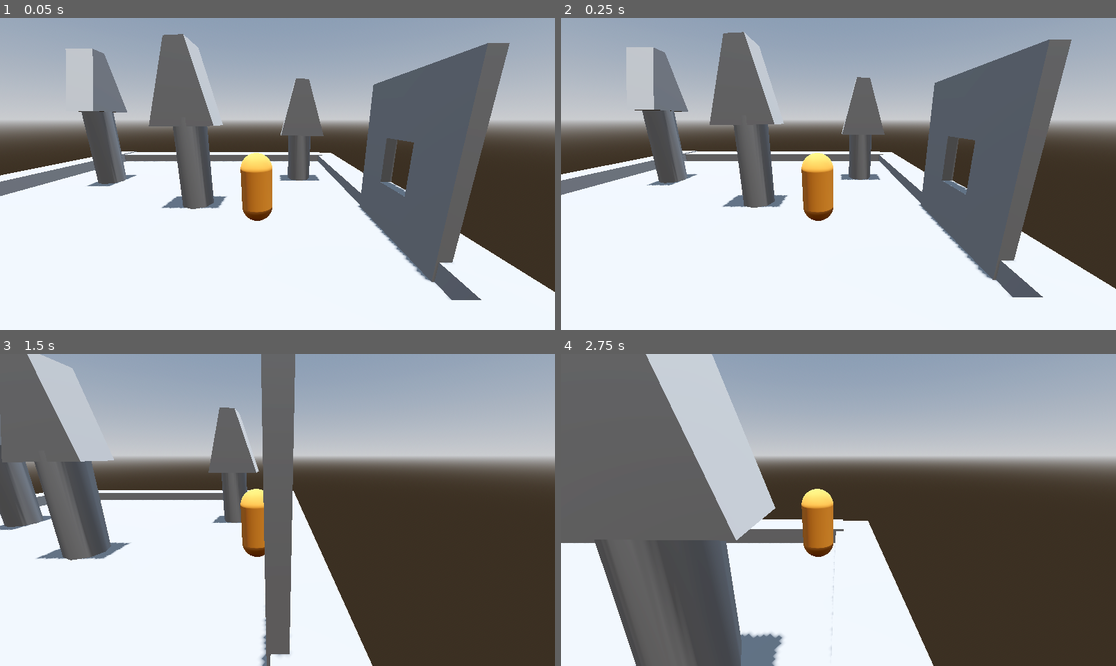
Above: before the commit, frames 1-4 (two rows, left to right).
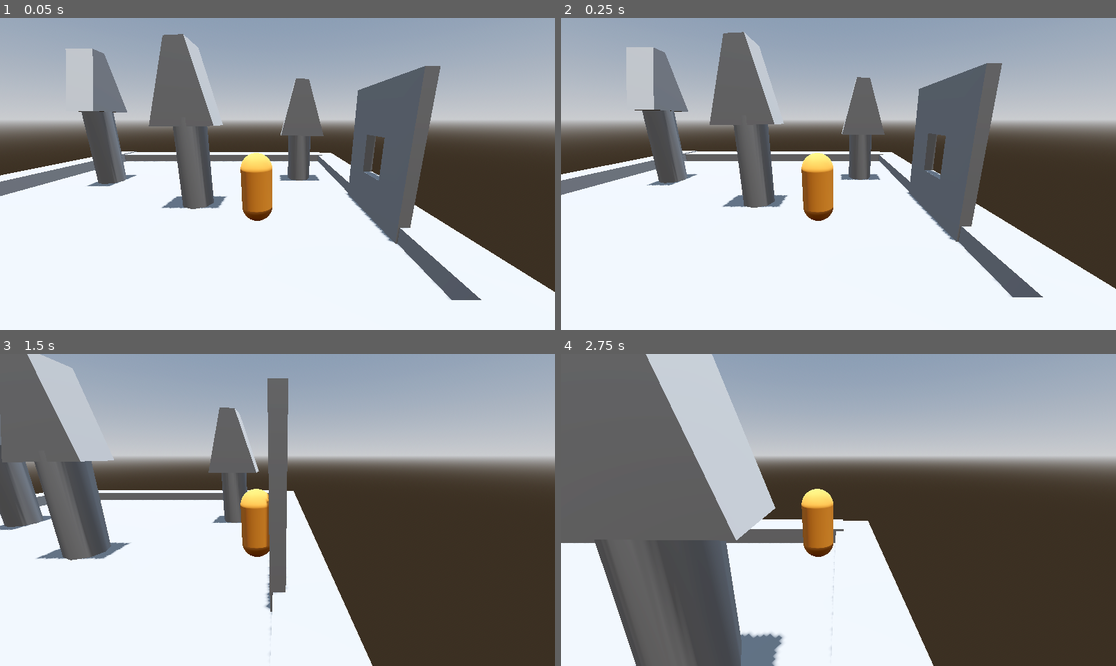
Above: after the commit, the same moments.

Repository: slaw1223/FirstGodotGame
Game: Godot game, scene res://main.tscn
The game is run twice, just before and just after one commit, with the same random seed, the same clock (stepped at 60 frames per second) and the same inputs.
Inputs (mouse positions are in pixels of both pictures, inside the frame that each line leads up to):
- Up to frame 1 (0.05 s): no input
- Up to frame 2 (0.25 s): no input
- Up to frame 3 (1.5 s): tap Enter (ui_accept) at 0.5, 0.77 s; move the mouse to (399, 494) at 0.52 s; hold Right (ui_right) 0.53-1.28 s; click (399, 494) at 0.67 s; move the mouse to (249, 510) at 1.27 s; hold Up (ui_up) from 1.28 s (still down)
- Up to frame 4 (2.75 s): keep holding Up (ui_up); tap Enter (ui_accept) at 1.52 s; move the mouse to (849, 503) at 2.02 s

The runs differ from the first frame. In frame 1, 8.7% of the frame differs, in the area x 62-92%, y 8-85%; in frame 2, 8.8%, in the area x 62-92%, y 6-84%; in frame 3, 2.8%; in frame 4, nothing differs.

Commit message:
moved wall

Diff:
--- a/main.tscn
+++ b/main.tscn
@@ -30,7 +30,7 @@
 size = Vector3(11.597656, 0.22998047, 4.205246)
 
 [node name="wall" type="CSGBox3D" parent="." unique_id=2107876045]
-transform = Transform3D(1, 0, 0, 0, 1.0993419, 0, 0, 0, 1, 0.1595459, 1.4033068, -3.366211)
+transform = Transform3D(1, 0, 0, 0, 1.0993419, 0, 0, 0, 1, -0.938735, 1.4033068, -3.366211)
 use_collision = true
 size = Vector3(3.1018066, 3.4267578, 0.26757813)
 
